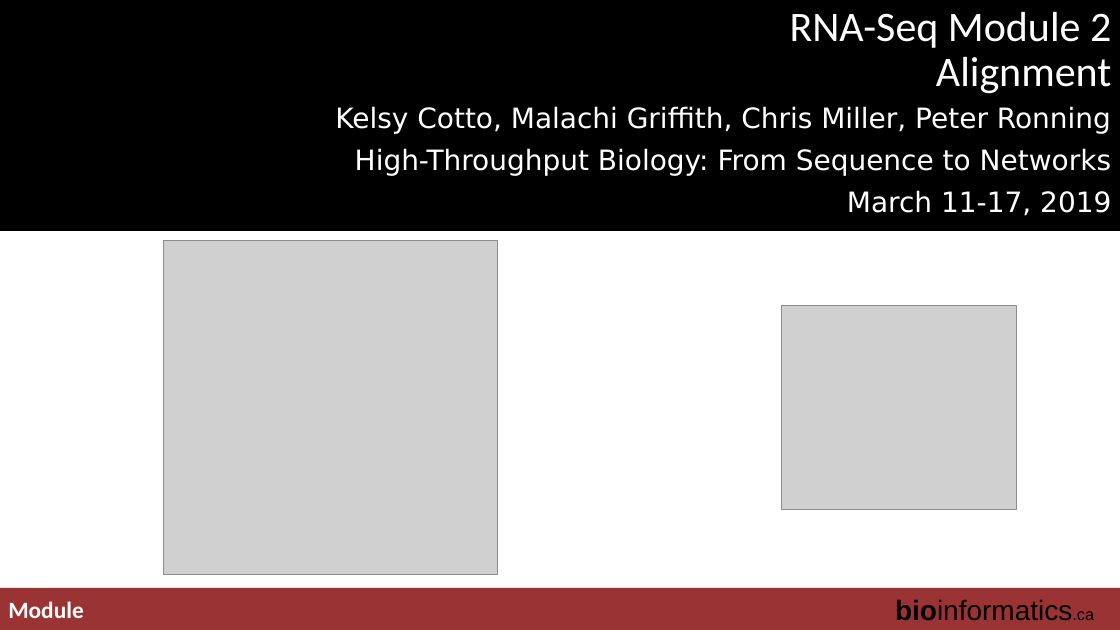
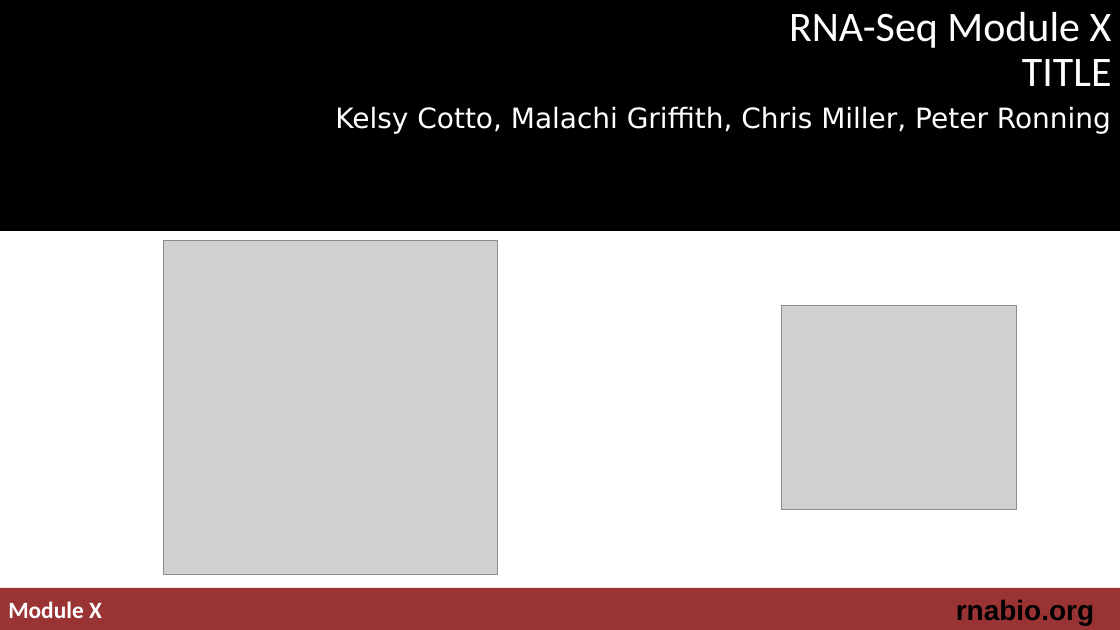
Before and after one commit to griffithlab/rnabio.org, a slide deck: slide 1 of assets/lectures/cbw-cshl/2019/mini/RNASeq_MiniLecture_Template.pptx (slide 3 before the commit). Drawn at 1120x630 pixels with LibreOffice and Linux fonts; fonts in the diff are those of the drawing; grey boxes stand for pictures; background and template pictures are left out. Boxes give left, top, right and bottom in pixels: in the first picture for what was removed or moved away, otherwise in the second. Text is boxed around its words. In the diff, an @@ line names an element or a change of style, - is before the commit and + after.

```diff
--- a/assets/lectures/cbw-cshl/2019/mini/RNASeq_MiniLecture_Template.pptx
+++ b/assets/lectures/cbw-cshl/2019/mini/RNASeq_MiniLecture_Template.pptx
@@ title at (789, 12, 1112, 86): text changed @@
-RNA-Seq Module 2
-Alignment
+RNA-Seq Module X
+TITLE
@@ subtitle at (355, 148, 1111, 216): paragraphs removed @@
-High-Throughput Biology: From Sequence to Networks
-March 11-17, 2019
@@ text at (956, 599, 1094, 625): text changed; bold on @@
-bioinformatics.ca
+rnabio.org
@@ text at (8, 601, 102, 618): text changed @@
-Module
+Module X
```
Also in this commit, not shown: 2 slides removed.
